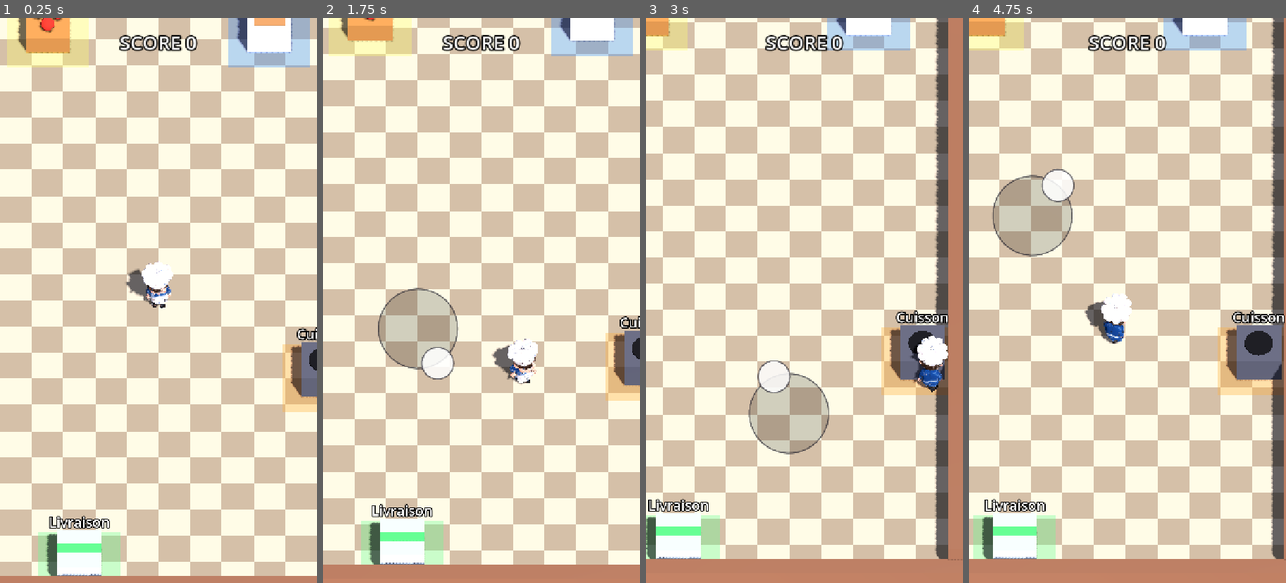
Above: before the commit, frames 1-4 (left to right).
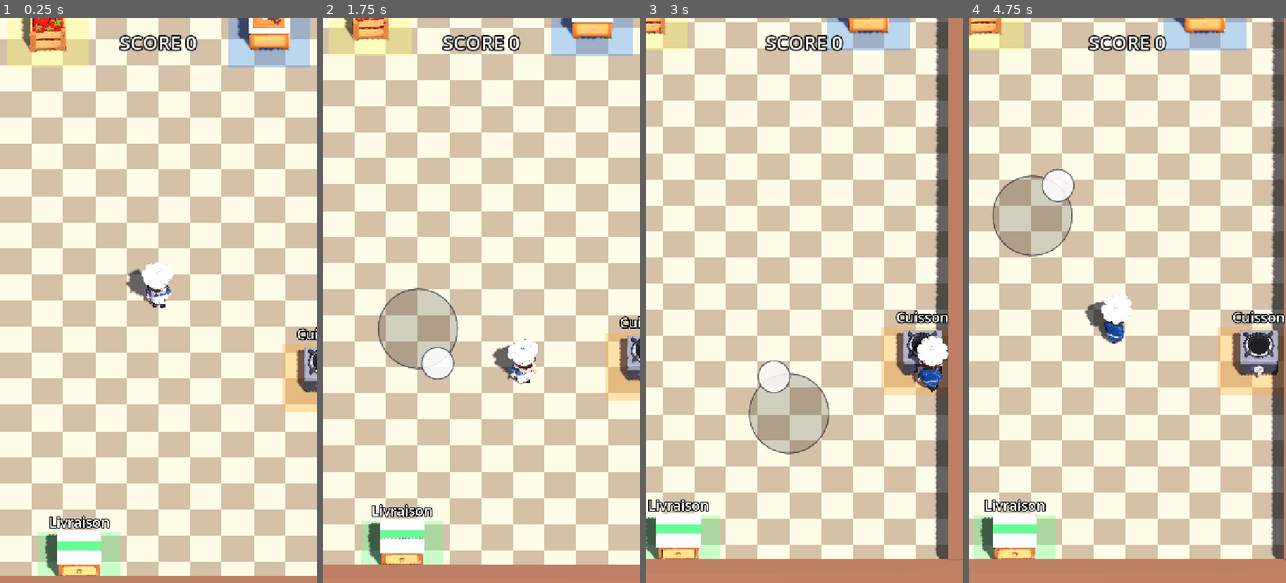
Above: after the commit, the same moments.

Repository: RayaneChCh-dev/Ratoir
Game: Godot game, scene res://scenes/main.tscn
Same seed, same stepped clock (60 frames per second), same inputs: the game is played once before the commit and once after it.
Inputs (mouse positions are in pixels of both pictures, inside the frame that each line leads up to):
- Up to frame 1 (0.25 s): no input
- Up to frame 2 (1.75 s): tap Enter at 0.5 s; drag from (481, 40) to (513, 176) at 0.52 s; drag from (418, 328) to (465, 413) at 1.27 s
- Up to frame 3 (3 s): move the mouse to (836, 176) at 2.02 s; hold D (move_right) 2.03-2.75 s; drag from (788, 413) to (709, 215) at 2.77 s
- Up to frame 4 (4.75 s): move the mouse to (1222, 385) at 3.52 s; hold A (move_left) 3.53-4.25 s; drag from (1032, 215) to (1079, 159) at 4.27 s

The runs differ from the first frame. In frame 1, 2.6% of the frame differs, in the area x 5-100%, y 0-99%; in frame 2, 2.1%; in frame 3, 2.0%; in frame 4, 2.6%.

Commit message:
Remplace les cubes des stations par les modèles 3D des meubles
- Découpe, cuisinière, caisse de tomates et plan de travail (livraison)
  générés avec Meshy, textures 512 (0,1 à 0,2 Mo chacun)
- Modèles à 1,4 m au sol ; cube Counter gardé invisible pour la collision ;
  ItemSlot sur le dessus ; Burner conservé pour l'affichage allumé/éteint
  de la phase 3
- Testé : boucle complète, collision contre la cuisinière, pose sur la plaque

Co-Authored-By: Claude Opus 5.5 <noreply@anthropic.com>

Diff:
--- a/scenes/chop_station.tscn
+++ b/scenes/chop_station.tscn
@@ -2,6 +2,7 @@
 
 [ext_resource type="Script" path="res://scripts/station.gd" id="1_station"]
 [ext_resource type="Script" path="res://scripts/progress_bar_3d.gd" id="2_progress"]
+[ext_resource type="PackedScene" path="res://assets/models/kitchen/cutting_board.glb" id="3_model"]
 
 [sub_resource type="BoxShape3D" id="Shape_area"]
 size = Vector3(2.6, 1, 2.6)
@@ -11,9 +12,6 @@
 
 [sub_resource type="StandardMaterial3D" id="Mat_counter"]
 albedo_color = Color(0.92, 0.9, 0.86, 1)
-
-[sub_resource type="StandardMaterial3D" id="Mat_board"]
-albedo_color = Color(0.72, 0.5, 0.3, 1)
 
 [node name="ChopStation" type="Node3D"]
 script = ExtResource("1_station")
@@ -26,18 +24,17 @@
 mesh = SubResource("Mesh_rug")
 
 [node name="Counter" type="CSGBox3D" parent="."]
+visible = false
 position = Vector3(0, 0.5, 0)
 use_collision = true
 size = Vector3(1.4, 1, 1.4)
 material = SubResource("Mat_counter")
 
-[node name="Board" type="CSGBox3D" parent="."]
-position = Vector3(0, 1.03, 0)
-size = Vector3(1, 0.06, 0.8)
-material = SubResource("Mat_board")
+[node name="Model" parent="." instance=ExtResource("3_model")]
+transform = Transform3D(1.4, 0, 0, 0, 1.4, 0, 0, 0, 1.4, 0, 0.7, 0)
 
 [node name="ItemSlot" type="Node3D" parent="."]
-position = Vector3(0, 1.06, 0)
+position = Vector3(0, 1.34, 0)
 
 [node name="Area3D" type="Area3D" parent="."]
 
--- a/scenes/cook_station.tscn
+++ b/scenes/cook_station.tscn
@@ -2,6 +2,7 @@
 
 [ext_resource type="Script" path="res://scripts/station.gd" id="1_station"]
 [ext_resource type="Script" path="res://scripts/progress_bar_3d.gd" id="2_progress"]
+[ext_resource type="PackedScene" path="res://assets/models/kitchen/stove.glb" id="3_model"]
 
 [sub_resource type="BoxShape3D" id="Shape_area"]
 size = Vector3(2.6, 1, 2.6)
@@ -26,20 +27,24 @@
 mesh = SubResource("Mesh_rug")
 
 [node name="Counter" type="CSGBox3D" parent="."]
+visible = false
 position = Vector3(0, 0.5, 0)
 use_collision = true
 size = Vector3(1.4, 1, 1.4)
 material = SubResource("Mat_counter")
 
+[node name="Model" parent="." instance=ExtResource("3_model")]
+transform = Transform3D(1.4, 0, 0, 0, 1.4, 0, 0, 0, 1.4, 0, 0.462, 0)
+
 [node name="Burner" type="CSGCylinder3D" parent="."]
-position = Vector3(0, 1.025, 0)
-radius = 0.45
-height = 0.05
+position = Vector3(0, 0.915, 0.05)
+radius = 0.3
+height = 0.02
 sides = 24
 material = SubResource("Mat_burner")
 
 [node name="ItemSlot" type="Node3D" parent="."]
-position = Vector3(0, 1.06, 0)
+position = Vector3(0, 0.94, 0)
 
 [node name="Area3D" type="Area3D" parent="."]
 
--- a/scenes/delivery_counter.tscn
+++ b/scenes/delivery_counter.tscn
@@ -1,6 +1,7 @@
 [gd_scene format=3]
 
 [ext_resource type="Script" path="res://scripts/delivery_counter.gd" id="1_script"]
+[ext_resource type="PackedScene" path="res://assets/models/kitchen/counter.glb" id="3_model"]
 
 [sub_resource type="BoxShape3D" id="Shape_area"]
 size = Vector3(2.6, 1, 2.6)
@@ -27,13 +28,17 @@
 surface_material_override/0 = SubResource("Mat_rug")
 
 [node name="Counter" type="CSGBox3D" parent="."]
+visible = false
 position = Vector3(0, 0.5, 0)
 use_collision = true
 size = Vector3(1.4, 1.0, 1.4)
 material = SubResource("Mat_counter")
 
+[node name="Model" parent="." instance=ExtResource("3_model")]
+transform = Transform3D(1.4, 0, 0, 0, 1.4, 0, 0, 0, 1.4, 0, 0.574, 0)
+
 [node name="Stripe" type="CSGBox3D" parent="."]
-position = Vector3(0, 1.02, 0)
+position = Vector3(0, 1.16, 0)
 size = Vector3(1.4, 0.04, 0.3)
 material = SubResource("Mat_stripe")
 
--- a/scenes/ingredient_spawn.tscn
+++ b/scenes/ingredient_spawn.tscn
@@ -1,6 +1,7 @@
 [gd_scene format=3]
 
 [ext_resource type="Script" path="res://scripts/ingredient_spawn.gd" id="1_script"]
+[ext_resource type="PackedScene" path="res://assets/models/kitchen/crate.glb" id="3_model"]
 
 [sub_resource type="BoxShape3D" id="Shape_area"]
 size = Vector3(2.6, 1, 2.6)
@@ -15,9 +16,6 @@
 [sub_resource type="StandardMaterial3D" id="Mat_counter"]
 albedo_color = Color(0.75, 0.5, 0.25, 1)
 
-[sub_resource type="StandardMaterial3D" id="Mat_tomato"]
-albedo_color = Color(0.9, 0.2, 0.15, 1)
-
 [node name="IngredientSpawn" type="Node3D"]
 script = ExtResource("1_script")
 
@@ -27,26 +25,15 @@
 surface_material_override/0 = SubResource("Mat_rug")
 
 [node name="Counter" type="CSGBox3D" parent="."]
+visible = false
 position = Vector3(0, 0.4, 0)
 use_collision = true
 size = Vector3(1.4, 0.8, 1.4)
 material = SubResource("Mat_counter")
 
-[node name="Tomato0" type="CSGSphere3D" parent="."]
-position = Vector3(-0.3, 1.0, -0.2)
-radius = 0.22
-material = SubResource("Mat_tomato")
 
-[node name="Tomato1" type="CSGSphere3D" parent="."]
-position = Vector3(0.3, 1.0, -0.15)
-radius = 0.22
-material = SubResource("Mat_tomato")
-
-[node name="Tomato2" type="CSGSphere3D" parent="."]
-position = Vector3(0, 1.0, 0.3)
-radius = 0.22
-material = SubResource("Mat_tomato")
-
+[node name="Model" parent="." instance=ExtResource("3_model")]
+transform = Transform3D(1.4, 0, 0, 0, 1.4, 0, 0, 0, 1.4, 0, 0.602, 0)
 
 [node name="Area3D" type="Area3D" parent="."]
 
Binary file added: assets/models/kitchen/counter.glb
Not shown, added: assets/models/kitchen/counter.glb.import
Binary file added: assets/models/kitchen/counter_0.jpg
Not shown, added: assets/models/kitchen/counter_0.jpg.import
Binary file added: assets/models/kitchen/crate.glb
Not shown, added: assets/models/kitchen/crate.glb.import
Binary file added: assets/models/kitchen/crate_0.jpg
Not shown, added: assets/models/kitchen/crate_0.jpg.import
Binary file added: assets/models/kitchen/cutting_board.glb
Not shown, added: assets/models/kitchen/cutting_board.glb.import
Binary file added: assets/models/kitchen/cutting_board_0.jpg
Not shown, added: assets/models/kitchen/cutting_board_0.jpg.import
(and 6 more such lines)
